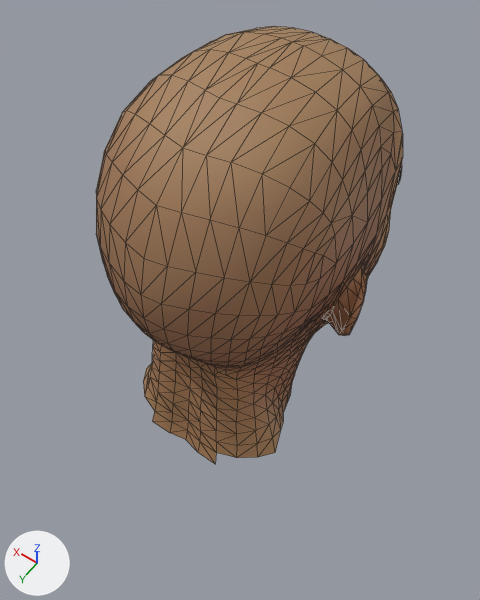
What one commit did to the glTF model public/models/characters/woman.glb.
Both versions are drawn from a 50 mm camera at (-0.162, 0.253, 1.951) aimed at (0.01, 0.011, 1.572). The axes (+X, +Y, +Z) are drawn at lower left. The lights are the same throughout. The picture after the commit comes second. Mesh edges are drawn as thin lines on the coarser meshes. Vertices at exactly the same position are counted once.

In view in the first picture: 'Head' and 1 more.
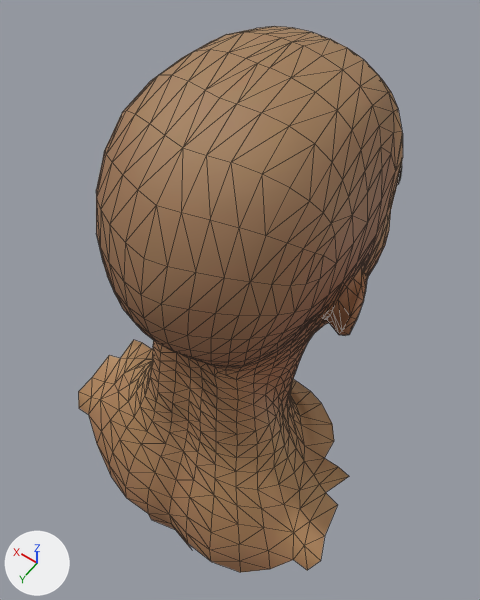
What the commit changed:
me_head is used by ob_head; location (0.0, 0.0, 0.0).
me_head had 1528 vertices, 3020 faces and spanned x -0.089..0.089, y -0.112..0.113, z 1.486..1.767.
me_head now has 1691 vertices, 3338 faces and spans x -0.122..0.122, y -0.112..0.131, z 1.371..1.767.
Part 1, on me_head:
163 vertices are added at x -0.122..0.122, y -0.02..0.131, z 1.371..1.503.
318 new faces join them.

What differs and where, as boxes (x1, y1, x2, y2) in the pictures (480 x 600 px):
'Head', reshaped (25% taller): before (96, 26, 403, 464); after (78, 26, 403, 572)
part 1 of me_head, added (brown): after (78, 340, 349, 572)
